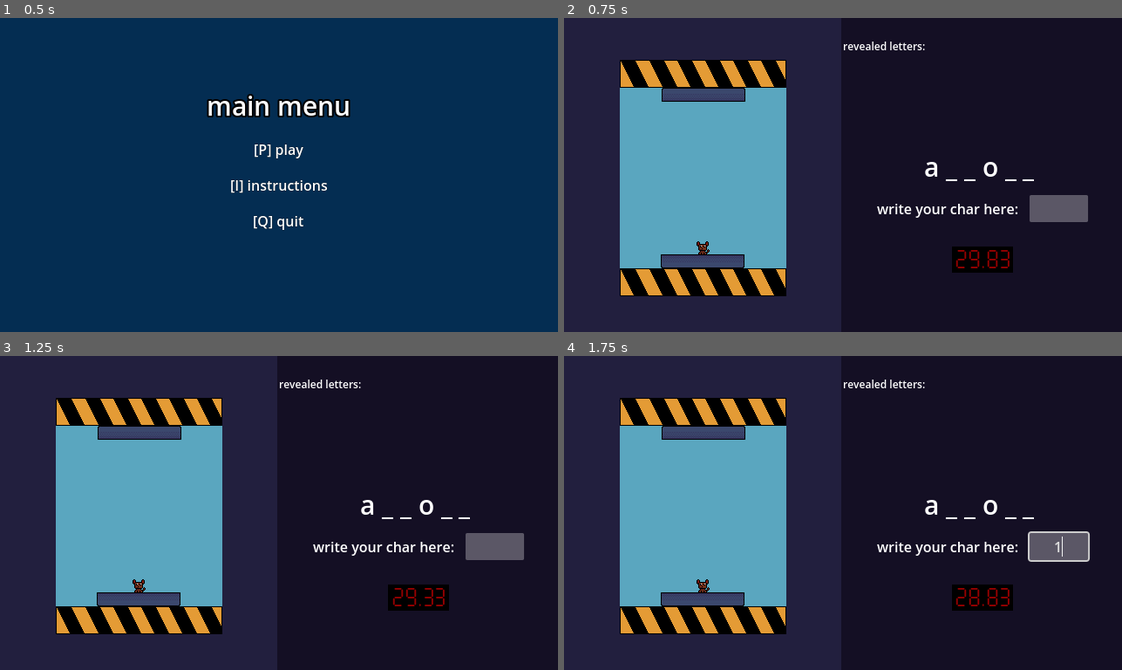
Above: before the commit, frames 1-4 (two rows, left to right).
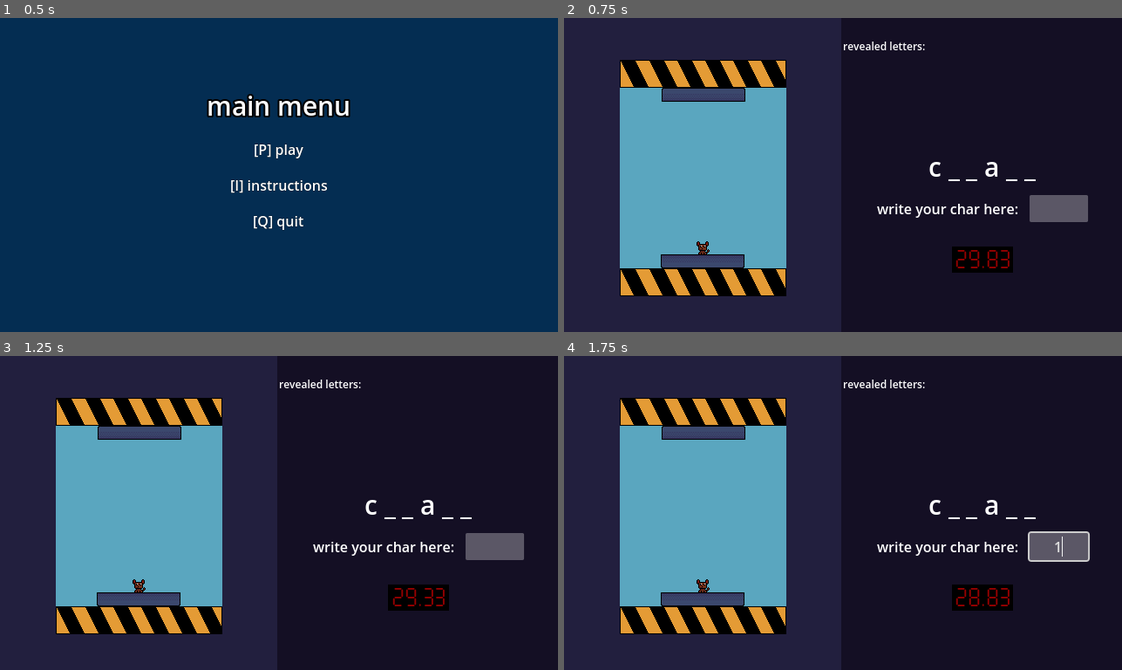
Above: after the commit, the same moments.

Repository: knyaz26/hangman
Game: Godot game, scene res://game/UI/main_menu.tscn
The game is run twice, just before and just after one commit, with the same random seed, the same clock (stepped at 60 frames per second) and the same inputs.
Inputs (mouse positions are in pixels of both pictures, inside the frame that each line leads up to):
- Up to frame 1 (0.5 s): no input
- Up to frame 2 (0.75 s): tap Enter at 0.5 s; hold P from 0.53 s (still down)
- Up to frame 3 (1.25 s): keep holding P
- Up to frame 4 (1.75 s): release P at 1.25 s; click (1060, 547) at 1.27 s; type "12" at 1.35 s

Frame 1 is identical in both runs. In frame 2, 0.2% of the frame differs, in the area x 64-85%, y 45-52%; in frame 3, 0.2%; in frame 4, 0.2%.

Commit message:
fixed bugs and added splash screen

Diff:
--- a/game/game.gd
+++ b/game/game.gd
@@ -2,23 +2,22 @@
 
 @onready var doom_timer: Timer = $doom_timer
 var mystery_word
-var chars_revealed = 0
 var used_chars = "."
 var words #use tres not json again.
 
 func _ready() -> void:
-	words = load_json_file("res://words.json") #technically tres but too lazy to change now.
+	words = load_json_file("res://words.json")
 	pick_word_and_apply()
 	reveal_a_couple_chars()
 	start_a_doom_timer()
 
+func _process(delta: float) -> void:
+	if not $background/ColorRect.visible:
+		update_timer_display()
 
-
-func _process(delta: float) -> void:
-	update_timer_display()
 	if Input.is_key_pressed(KEY_ESCAPE):
 		get_tree().change_scene_to_file("res://game/UI/main_menu.tscn")
-		reset()
+
 
 func _on_line_edit_text_submitted(new_text: String) -> void:
 	if new_text and !used_chars.contains(new_text):
@@ -31,36 +30,46 @@
 	$UI/VBoxContainer/HBoxContainer/LineEdit.text = ""
 
 func reveal_new_keys(new_text):
-	$UI/VBoxContainer/used_letters.text += new_text +  ", "
+	$UI/VBoxContainer/used_letters.text += new_text + ", "
 
 func reveal_mystery_word(new_text):
+	var found_match = false
 	if mystery_word.contains(new_text):
+		found_match = true
 		for i in range(len(mystery_word)):
 			if mystery_word[i] == new_text:
-				$UI/VBoxContainer/word.text[i * 2] = new_text
-				chars_revealed += 1
-				if chars_revealed == len(mystery_word):
-					game_won()
-	else:
+				if $UI/VBoxContainer/word.text[i * 2] == '_':
+					$UI/VBoxContainer/word.text[i * 2] = new_text
+
+		if not $UI/VBoxContainer/word.text.contains("_"):
+			game_won()
+			return
+
+	if not found_match:
 		damage()
 
 func damage():
+	if $background/ColorRect.visible:
+		return
+
 	if $background.frame == 4:
 		game_lost()
-	$background.frame += 1
+	else:
+		$background.frame += 1
 
 func game_won():
+	doom_timer.stop()
 	$background/ColorRect.visible = true
 	$background/ColorRect/Control/VBoxContainer/Label.text = "Congrats you won"
 	$background/ColorRect/Control/VBoxContainer/Label2.text = "silly rat lives another day."
+	$UI/VBoxContainer/HBoxContainer/LineEdit.editable = false
 
 func game_lost():
+	doom_timer.stop()
 	$background/ColorRect.visible = true
 	$background/ColorRect/Control/VBoxContainer/Label.text = "You lost again :("
 	$background/ColorRect/Control/VBoxContainer/Label2.text = "look what you did. word(" + mystery_word + ")"
-
-func reset():
-	pass
+	$UI/VBoxContainer/HBoxContainer/LineEdit.editable = false
 
 func _on_line_edit_text_changed(new_text: String) -> void:
 	$Confirm.play()
@@ -69,36 +78,66 @@
 	$Error005.play()
 
 func pick_word_and_apply():
-	mystery_word = words[randi_range(0, words.size())]
+	if words.is_empty():
+		push_error("Word list is empty or failed to load!")
+		mystery_word = "error"
+	else:
+		mystery_word = words[randi_range(0, words.size() - 1)]
+
 	$UI/VBoxContainer/word.text = ""
 	for i in range(len(mystery_word)):
 		$UI/VBoxContainer/word.text += "_ "
+	$UI/VBoxContainer/word.text = $UI/VBoxContainer/word.text.strip_edges(true, true)
+
 
 func load_json_file(path : String):
-	return JSON.parse_string(FileAccess.open(path, FileAccess.READ).get_as_text())
+	var file = FileAccess.open(path, FileAccess.READ)
+	if file:
+		var content = file.get_as_text()
+		file.close()
+		var parsed = JSON.parse_string(content)
+		if typeof(parsed) == TYPE_ARRAY:
+			return parsed
+		else:
+			push_error("Failed to parse JSON or content is not an array in file: " + path)
+			return []
+	else:
+		push_error("Failed to open file: " + path)
+		return []
 
 func reveal_a_couple_chars():
-	var reveal_1
-	var reveal_2
-	if len(mystery_word) > 3:
-		reveal_1 = randi_range(0, len(mystery_word) - 1)
-		reveal_2 = reveal_1
-		chars_revealed += 1
-	if len(mystery_word) > 6:
-		reveal_2 = randi_range(0, len(mystery_word) - 1)
-		chars_revealed += 1
-	while reveal_1 == reveal_2:
-		reveal_2 = randi_range(0, len(mystery_word) - 1)
-	# whitespaces count too
-	var word_text = $UI/VBoxContainer/word.text
-	word_text = word_text.substr(0, reveal_1 * 2) + mystery_word[reveal_1] + word_text.substr(reveal_1 * 2 + 1)
-	word_text = word_text.substr(0, reveal_2 * 2) + mystery_word[reveal_2] + word_text.substr(reveal_2 * 2 + 1)
-	$UI/VBoxContainer/word.text = word_text
+	if len(mystery_word) <= 1: return
+
+	var reveal_1 = randi_range(0, len(mystery_word) - 1)
+	reveal_character_at(reveal_1)
+
+	if len(mystery_word) >= 4:
+		var reveal_2 = randi_range(0, len(mystery_word) - 1)
+		var attempts = 0
+		while (reveal_2 == reveal_1 or mystery_word[reveal_2] == mystery_word[reveal_1]) and attempts < 10:
+			reveal_2 = randi_range(0, len(mystery_word) - 1)
+			attempts += 1
+
+		if reveal_2 != reveal_1 and mystery_word[reveal_2] != mystery_word[reveal_1]:
+			reveal_character_at(reveal_2)
+
+
+func reveal_character_at(index : int):
+	if index >= 0 and index < len(mystery_word):
+		if $UI/VBoxContainer/word.text[index * 2] == '_':
+			$UI/VBoxContainer/word.text[index * 2] = mystery_word[index]
+
 
 func start_a_doom_timer():
-	doom_timer.start(30)
+	if not doom_timer.timeout.is_connected(game_lost):
+		doom_timer.timeout.connect(game_lost)
+	doom_timer.wait_time = 30
 	doom_timer.one_shot = true
-	doom_timer.timeout.connect(func timeout(): game_lost())
+	doom_timer.start()
+
 
 func update_timer_display():
-	$UI/VBoxContainer/ColorRect/Label.text = str(doom_timer.time_left).substr(0, 5)
+	if not doom_timer.is_stopped():
+		$UI/VBoxContainer/ColorRect/Label.text = str(doom_timer.time_left).substr(0, 5)
+	else:
+		pass
--- a/project.godot
+++ b/project.godot
@@ -13,6 +13,7 @@
 config/name="hangman"
 run/main_scene="res://game/UI/main_menu.tscn"
 config/features=PackedStringArray("4.3", "GL Compatibility")
+boot_splash/image="res://loading_screen.png"
 config/icon="res://icon.png"
 
 [display]
Not shown, changed: export_presets.cfg
Binary file added: loading_screen.png
Not shown, added: loading_screen.png.import
